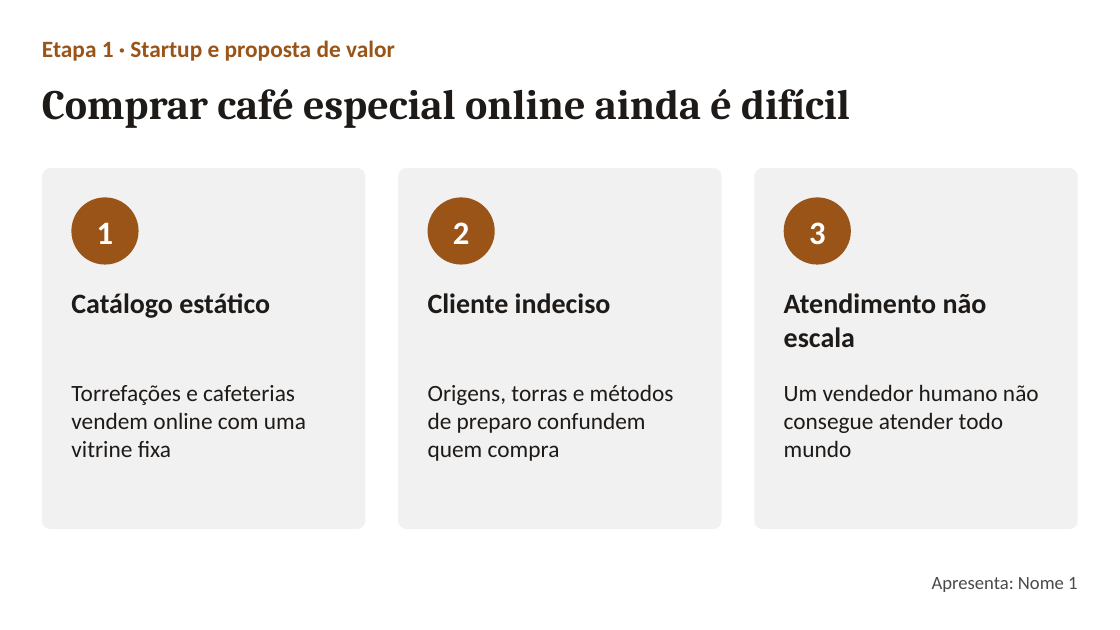
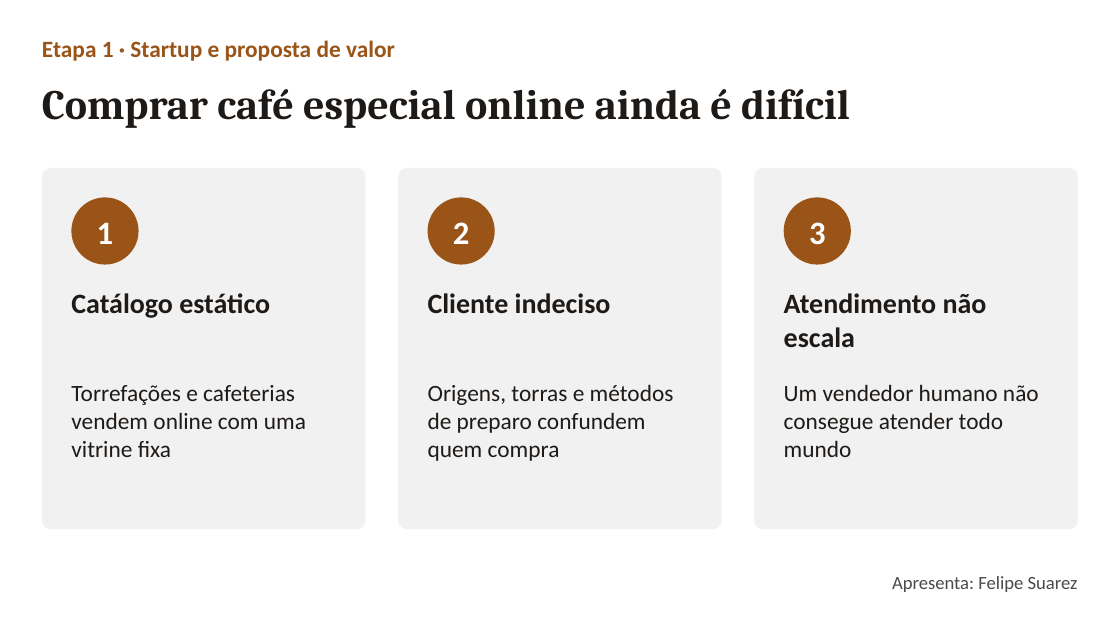
Before and after one commit to FelipeSuarez1/comercio-conversacional-aws, a slide deck: slide 2 of apresentacao/apresentacao-video.pptx. Drawn at 1120x630 pixels with LibreOffice and Linux fonts; fonts in the diff are those of the drawing. Boxes give left, top, right and bottom in pixels: in the first picture for what was removed or moved away, otherwise in the second. Text is boxed around its words. In the diff, an @@ line names an element or a change of style, - is before the commit and + after.

```diff
--- a/apresentacao/apresentacao-video.pptx
+++ b/apresentacao/apresentacao-video.pptx
@@ text at bbox=[892, 576, 1078, 592]: text changed @@
-Apresenta: Nome 1
+Apresenta: Felipe Suarez
```
Also in this commit, not shown: 8 other slides changed, 1 other file.
